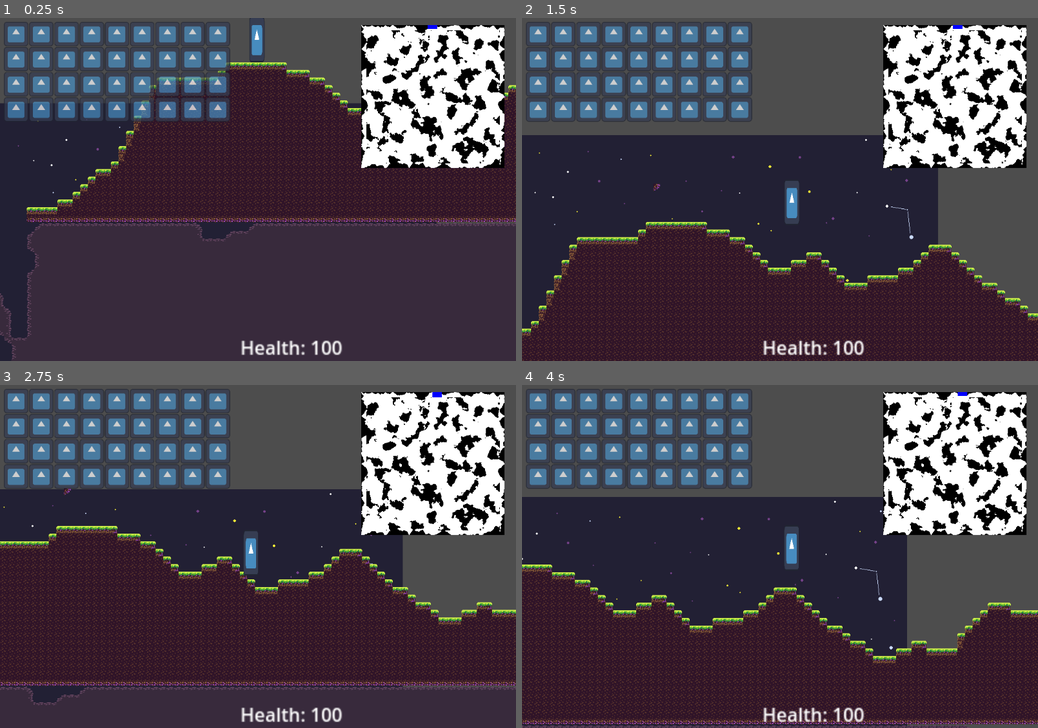
Above: before the commit, frames 1-4 (two rows, left to right).
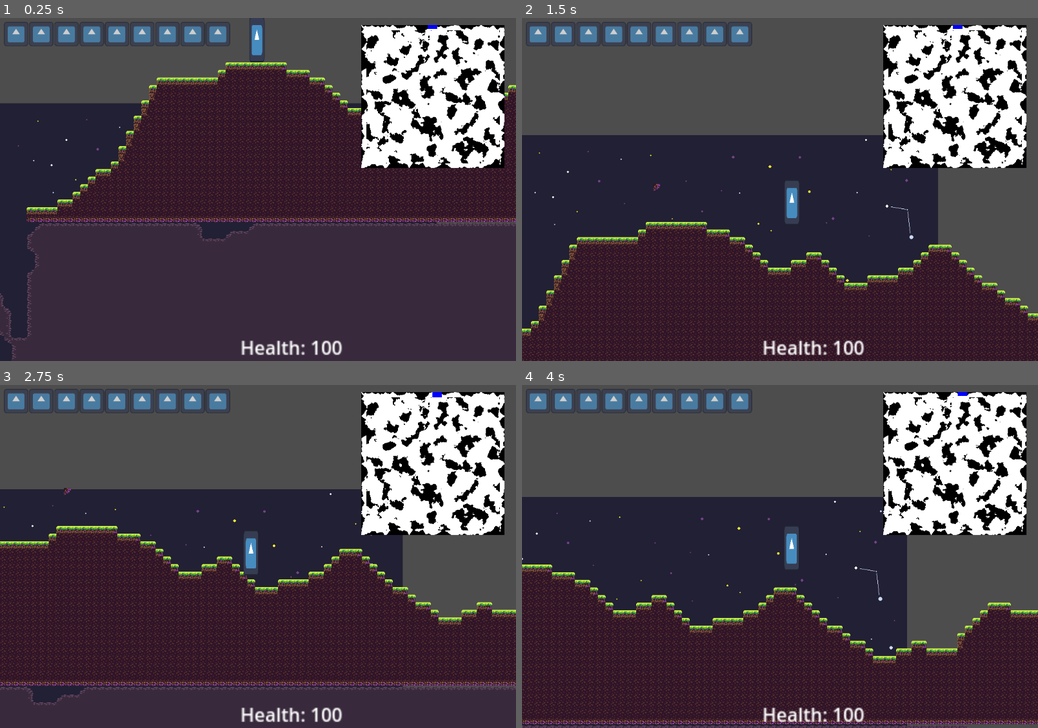
Above: after the commit, the same moments.

Repository: EamonnER/TerraWorlds
Game: Godot game, scene res://game.tscn
The game is run twice, just before and just after one commit, with the same random seed, the same clock (stepped at 60 frames per second) and the same inputs. The engine's default icon, where the game draws it, is replaced by a stand-in: a white triangle on a blue panel in a dark square.
Inputs (mouse positions are in pixels of both pictures, inside the frame that each line leads up to):
- Up to frame 1 (0.25 s): no input
- Up to frame 2 (1.5 s): move the mouse to (893, 172) at 0.52 s; hold D (game_right) from 0.53 s (still down); click (893, 172) at 0.6 s; tap Space (game_jump) at 0.77 s; move the mouse to (676, 206) at 1.27 s; right-click (676, 206) at 1.35 s
- Up to frame 3 (2.75 s): tap Space (game_jump) at 1.52 s; move the mouse to (309, 481) at 2.02 s; release D (game_right) at 2.03 s; hold A (game_left) from 2.03 s (still down); click (309, 481) at 2.1 s
- Up to frame 4 (4 s): move the mouse to (754, 625) at 2.77 s; release A (game_left) at 2.78 s; hold D (game_right) from 2.78 s (still down); right-click (754, 625) at 2.85 s; tap Space (game_jump) at 3.02, 3.77 s; move the mouse to (934, 607) at 3.52 s; click (934, 607) at 3.6 s

The runs differ from the first frame. In frame 1, 5.5% of the frame differs, in the area x 0-45%, y 8-31%; in frame 2, 5.0%; in frame 3, 5.0%; in frame 4, 5.0%.

Commit message:
Added toggle to inventory

Diff:
--- a/game.tscn
+++ b/game.tscn
@@ -45,15 +45,10 @@
 
 [node name="Inventory" parent="CanvasLayer/HUD" instance=ExtResource("6_n78m7")]
 layout_mode = 1
-anchors_preset = -1
-anchor_left = 0.014
-anchor_top = -0.057
-anchor_right = 0.014
-anchor_bottom = -0.057
-offset_left = -0.120001
-offset_top = 0.0400009
-offset_right = -0.120001
-offset_bottom = 0.0400009
+offset_left = 15.0
+offset_top = -41.0
+offset_right = 15.0
+offset_bottom = -41.0
 columns = 9
 
 [node name="Health" type="Label" parent="CanvasLayer/HUD"]
--- a/project.godot
+++ b/project.godot
@@ -126,6 +126,12 @@
 , Object(InputEventJoypadMotion,"resource_local_to_scene":false,"resource_name":"","device":-1,"axis":4,"axis_value":1.0,"script":null)
 ]
 }
+game_open_inventory={
+"deadzone": 0.5,
+"events": [Object(InputEventJoypadButton,"resource_local_to_scene":false,"resource_name":"","device":-1,"button_index":3,"pressure":0.0,"pressed":false,"script":null)
+, Object(InputEventKey,"resource_local_to_scene":false,"resource_name":"","device":-1,"window_id":0,"alt_pressed":false,"shift_pressed":false,"ctrl_pressed":false,"meta_pressed":false,"pressed":false,"keycode":81,"physical_keycode":0,"key_label":0,"unicode":113,"location":0,"echo":false,"script":null)
+]
+}
 
 [layer_names]
 
--- a/src/inventory/inventory.gd
+++ b/src/inventory/inventory.gd
@@ -10,6 +10,7 @@
 
 var rows = 4
 var slots: Dictionary
+var is_open: bool = false
 
 func _ready() -> void:
 	columns = 9
@@ -26,10 +27,21 @@
 		else:
 			slots[SLOT_TYPE.INVENTORY].append(slot)
 
+	hide_inventory()
+
 func hide_inventory() -> void:
 	for slot in slots[SLOT_TYPE.INVENTORY]:
 		slot.hide()
+	is_open = false
 
 func show_inventory() -> void:
 	for slot in slots[SLOT_TYPE.INVENTORY]:
 		slot.show()
+	is_open = true
+
+func toggle_inventory() -> void:
+	hide_inventory() if is_open else show_inventory()
+
+func _process(delta: float) -> void:
+	if Input.is_action_just_pressed("game_open_inventory"):
+		toggle_inventory()
